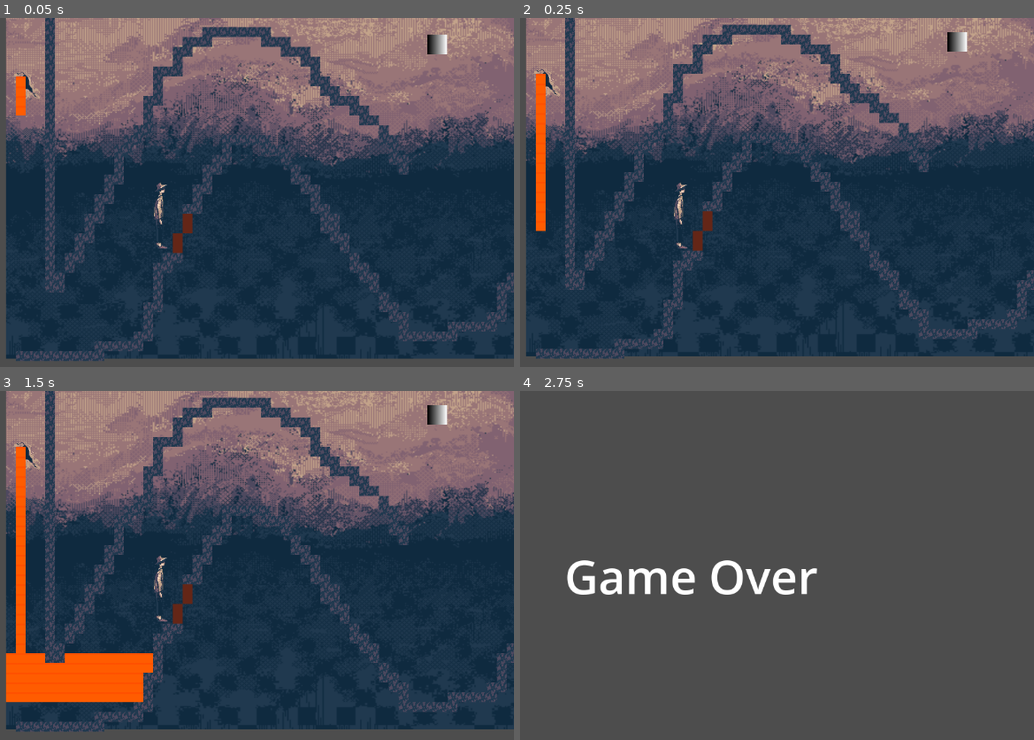
Above: before the commit, frames 1-4 (two rows, left to right).
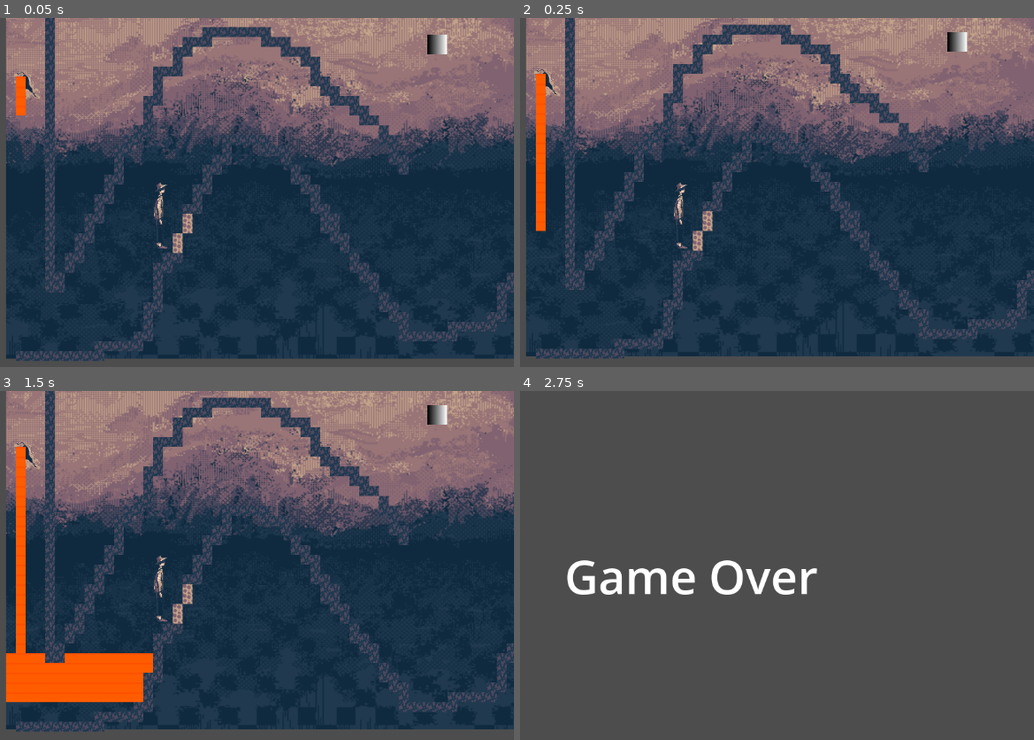
Above: after the commit, the same moments.

Repository: hellomynameisren/ludumdare
Game: Godot game, scene res://liquid/levels/test_level2.tscn
The game is run twice, just before and just after one commit, with the same random seed, the same clock (stepped at 60 frames per second) and the same inputs. This scene is started directly instead of the project's main scene.
Inputs:
- Up to frame 1 (0.05 s): no input
- Up to frame 2 (0.25 s): no input
- Up to frame 3 (1.5 s): no input
- Up to frame 4 (2.75 s): no input

The runs differ from the first frame. In frame 1, 0.2% of the frame differs, in the area x 33-38%, y 56-68%; in frame 2, 0.2%, in the area x 33-38%, y 55-67%; in frame 3, 0.2%; in frame 4, nothing differs.

Commit message:
breakable multi frame

Diff:
--- a/liquid/breakable_wall.tscn
+++ b/liquid/breakable_wall.tscn
@@ -1,15 +1,7 @@
-[gd_scene load_steps=5 format=3 uid="uid://c8pwar7vibtjg"]
+[gd_scene load_steps=4 format=3 uid="uid://c8pwar7vibtjg"]
 
 [ext_resource type="Script" path="res://liquid/breakable_wall.gd" id="1_bmgox"]
-
-[sub_resource type="Gradient" id="Gradient_rrot3"]
-offsets = PackedFloat32Array(0)
-colors = PackedColorArray(0.392157, 0.152941, 0.0901961, 1)
-
-[sub_resource type="GradientTexture2D" id="GradientTexture2D_ry8lv"]
-gradient = SubResource("Gradient_rrot3")
-width = 16
-height = 16
+[ext_resource type="Texture2D" uid="uid://b1g2yc0psuhmt" path="res://assets/breakwall.png" id="2_tlvaf"]
 
 [sub_resource type="RectangleShape2D" id="RectangleShape2D_ypdwo"]
 size = Vector2(16, 16)
@@ -18,7 +10,8 @@
 script = ExtResource("1_bmgox")
 
 [node name="Sprite2D" type="Sprite2D" parent="."]
-texture = SubResource("GradientTexture2D_ry8lv")
+texture = ExtResource("2_tlvaf")
+hframes = 3
 
 [node name="CollisionShape2D" type="CollisionShape2D" parent="."]
 shape = SubResource("RectangleShape2D_ypdwo")
